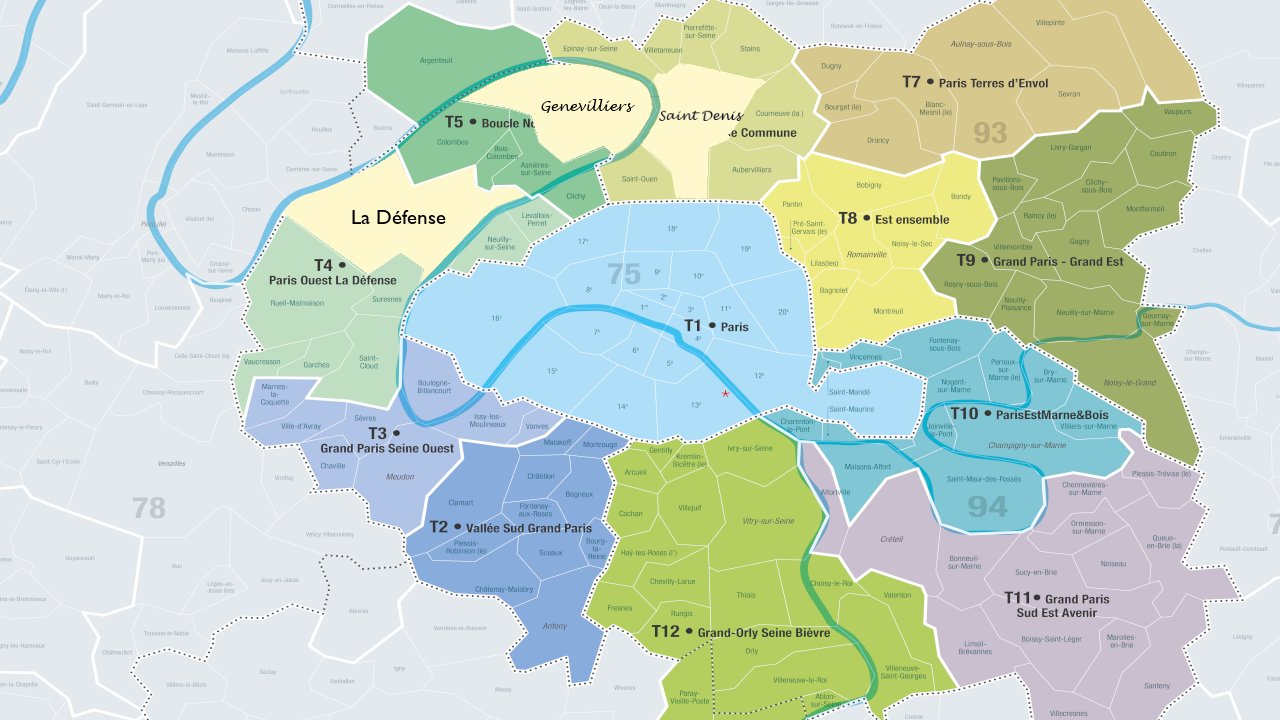
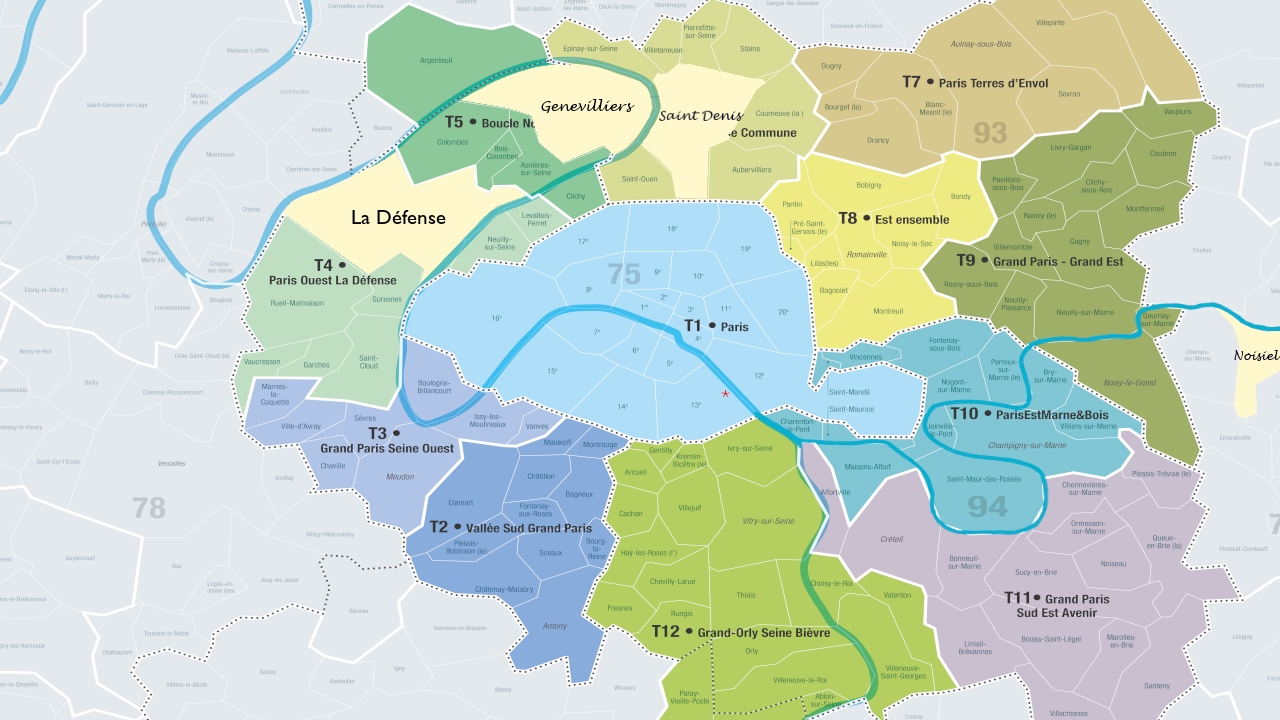
Layer changes from the first 1280 × 720 image to the second:
added group "noisiel" with 2 layers in group "communes" over [1216, 308, 1280, 418]
added layer "Noisiel" in group "noisiel" over [1234, 350, 1280, 361]
added layer "fond ville #2" in group "noisiel" over [1216, 308, 1280, 418]
painted on "Copie de Calque copié" over [753, 301, 1280, 535]
